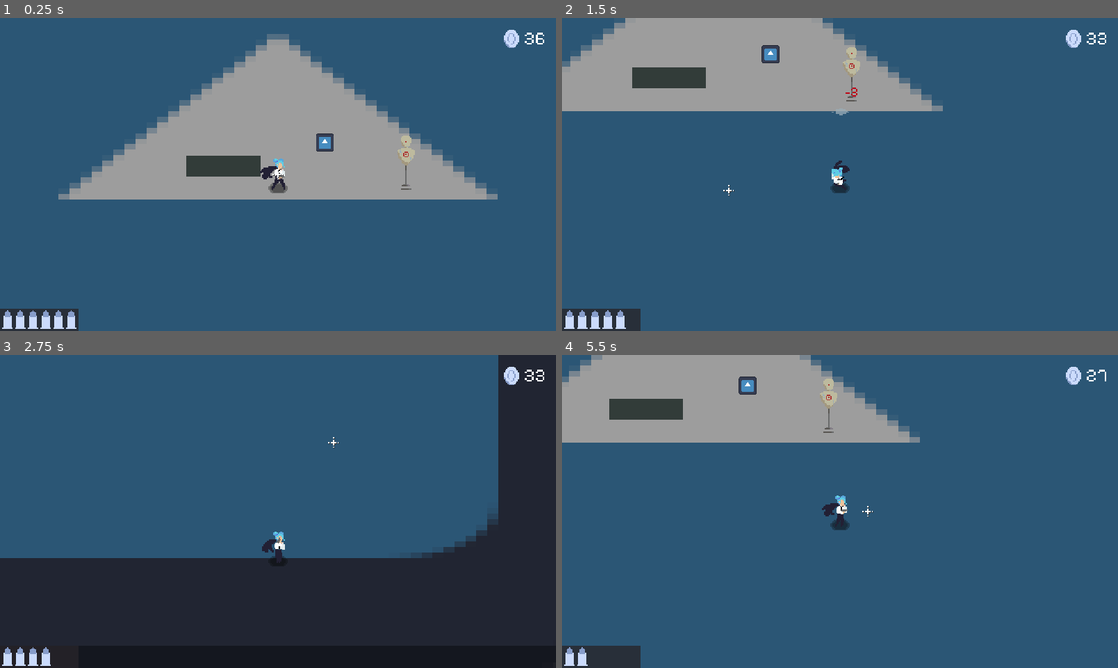
Above: before the commit, frames 1-4 (two rows, left to right).
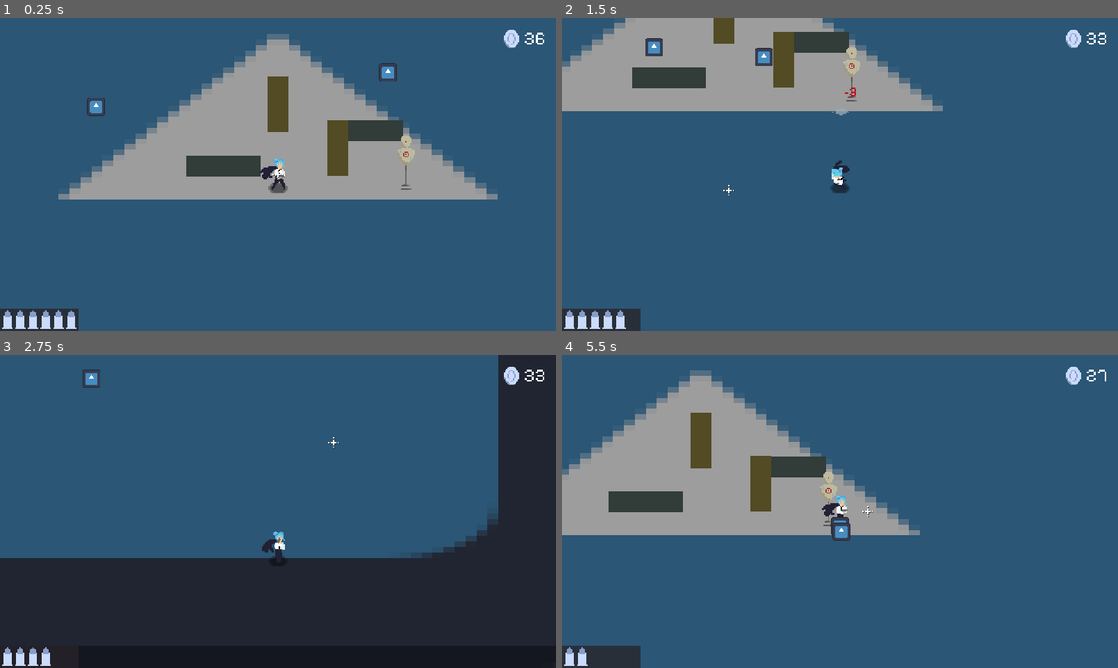
Above: after the commit, the same moments.

Repository: Niimphu/JGJ24
Game: Godot game, scene res://scenes/game/game.tscn
The game is run twice, just before and just after one commit, with the same random seed, the same clock (stepped at 60 frames per second) and the same inputs. The engine's default icon, where the game draws it, is replaced by a stand-in: a white triangle on a blue panel in a dark square.
Inputs (mouse positions are in pixels of both pictures, inside the frame that each line leads up to):
- Up to frame 1 (0.25 s): no input
- Up to frame 2 (1.5 s): move the mouse to (962, 158) at 0.52 s; hold D (move_right) 0.53-1.28 s; click (962, 158) at 0.6 s; move the mouse to (728, 190) at 1.27 s; hold S (move_down) from 1.28 s (still down); tap Space (roll) at 1.35 s
- Up to frame 3 (2.75 s): move the mouse to (333, 442) at 2.02 s; release S (move_down) at 2.03 s; hold D (move_right) from 2.03 s (still down); click (333, 442) at 2.1 s
- Up to frame 4 (5.5 s): move the mouse to (812, 574) at 2.77 s; release D (move_right) at 2.78 s; hold W (move_up) 2.78-3.53 s; tap Space (roll) at 2.85, 4.35 s; move the mouse to (1006, 558) at 3.52 s; hold A (move_left) 3.53-5.03 s; click (1006, 558) at 3.6 s; move the mouse to (673, 464) at 4.27 s; move the mouse to (867, 511) at 5.02 s; hold S (move_down) from 5.03 s (still down); click (867, 511) at 5.1 s

The runs differ from the first frame. In frame 1, 2.5% of the frame differs, in the area x 15-73%, y 14-51%; in frame 2, 2.0%; in frame 3, 0.2%; in frame 4, 28%, in the area x 0-65%, y 0-60%.

Commit message:
simple pathfinding enemy

Diff:
--- a/scenes/entities/player.tscn
+++ b/scenes/entities/player.tscn
@@ -266,6 +266,7 @@
 }
 
 [node name="Player" type="CharacterBody2D"]
+motion_mode = 1
 script = ExtResource("1_jpnwn")
 
 [node name="CollisionShape2D" type="CollisionShape2D" parent="."]
--- /dev/null
+++ b/scenes/entities/test_enemy.gd
@@ -0,0 +1,21 @@
+extends CharacterBody2D
+
+var speed := 80
+var id := 1
+
+@export var player: Node2D
+@onready var Navigator := $NavigationAgent2D
+
+func _physics_process(_delta):
+	print(Navigator.get_next_path_position())
+	var direction: Vector2 = to_local(Navigator.get_next_path_position()).normalized()
+	velocity = direction * speed
+	move_and_slide()
+
+	if Engine.get_physics_frames() % 30 != id:
+		return
+	find_path()
+
+
+func find_path() -> void:
+	Navigator.target_position = player.global_position
--- /dev/null
+++ b/scenes/entities/test_enemy.tscn
@@ -0,0 +1,26 @@
+[gd_scene load_steps=4 format=3 uid="uid://lo6v7voiebej"]
+
+[ext_resource type="Texture2D" uid="uid://bcxte0yk7bv2m" path="res://icon.svg" id="1_8w0e4"]
+[ext_resource type="Script" path="res://scenes/entities/test_enemy.gd" id="1_mpth1"]
+
+[sub_resource type="CapsuleShape2D" id="CapsuleShape2D_31lw8"]
+radius = 2.2845
+height = 12.9434
+
+[node name="TestEnemy" type="CharacterBody2D"]
+motion_mode = 1
+wall_min_slide_angle = 0.0
+script = ExtResource("1_mpth1")
+
+[node name="Sprite2D" type="Sprite2D" parent="."]
+position = Vector2(0, -5.051)
+scale = Vector2(0.120728, 0.122139)
+texture = ExtResource("1_8w0e4")
+
+[node name="CollisionShape2D" type="CollisionShape2D" parent="."]
+rotation = 1.5708
+shape = SubResource("CapsuleShape2D_31lw8")
+
+[node name="NavigationAgent2D" type="NavigationAgent2D" parent="."]
+path_desired_distance = 4.0
+target_desired_distance = 4.0
--- a/scenes/game/game.tscn
+++ b/scenes/game/game.tscn
@@ -1,9 +1,11 @@
-[gd_scene load_steps=18 format=3 uid="uid://w736c3ga5g46"]
+[gd_scene load_steps=21 format=3 uid="uid://w736c3ga5g46"]
 
 [ext_resource type="Texture2D" uid="uid://bcxte0yk7bv2m" path="res://icon.svg" id="1_15yqf"]
 [ext_resource type="Script" path="res://scenes/game/game.gd" id="1_crdur"]
 [ext_resource type="Texture2D" uid="uid://df24a41c4c40n" path="res://assets/images/TestWall2.png" id="2_w6x2l"]
 [ext_resource type="PackedScene" uid="uid://cgwpb6lgfpnat" path="res://scenes/entities/player.tscn" id="3_4nq4m"]
+[ext_resource type="Texture2D" uid="uid://rjpc4qubo5rr" path="res://assets/images/TestWall.png" id="4_b160q"]
+[ext_resource type="PackedScene" uid="uid://lo6v7voiebej" path="res://scenes/entities/test_enemy.tscn" id="4_gjnqo"]
 [ext_resource type="Texture2D" uid="uid://bjj2kiuoqbki0" path="res://assets/images/Dummy.png" id="4_v43ea"]
 [ext_resource type="Texture2D" uid="uid://carlh6hp3gcc2" path="res://assets/images/Crosshair.png" id="5_wq68m"]
 [ext_resource type="Script" path="res://scenes/game/crosshair.gd" id="6_wc28w"]
@@ -22,12 +24,16 @@
 [sub_resource type="WorldBoundaryShape2D" id="WorldBoundaryShape2D_dtels"]
 normal = Vector2(-0.999999, 0.00101604)
 
+[sub_resource type="NavigationPolygon" id="NavigationPolygon_xsa1y"]
+vertices = PackedVector2Array(-552.477, 245.828, -5.79688, -0.5625, 33.3203, -1.47656, 70.7031, -1.47656, 523.172, 256.93, 19.0469, -38.7578, 19.0469, -102.273, 33.3203, -64.9922, 525.891, -251.891, 117.477, -31.1172, 117.477, -56.6797, -5.79688, -26.1328, -18.3281, -38.7578, -88.5781, -26.1328, 70.7031, -56.6797, 70.7031, -64.9922, 70.7031, -31.1172, -18.3281, -102.273, -532.094, -253.273, -88.5781, -0.5625)
+polygons = Array[PackedInt32Array]([PackedInt32Array(0, 1, 2, 3, 4), PackedInt32Array(5, 6, 7, 2), PackedInt32Array(8, 4, 9, 10), PackedInt32Array(5, 2, 1, 11), PackedInt32Array(12, 5, 11, 13), PackedInt32Array(10, 14, 15), PackedInt32Array(3, 16, 9, 4), PackedInt32Array(17, 12, 13, 18), PackedInt32Array(15, 7, 6), PackedInt32Array(19, 1, 0), PackedInt32Array(19, 0, 18, 13), PackedInt32Array(17, 18, 8, 6), PackedInt32Array(6, 8, 10, 15)])
+outlines = Array[PackedVector2Array]([PackedVector2Array(-541.685, -263.288, 535.946, -261.874, 533.118, 267.042, -562.898, 255.728)])
+
 [sub_resource type="RectangleShape2D" id="RectangleShape2D_j8tcv"]
 size = Vector2(62.7732, 5.56218)
 
-[sub_resource type="CapsuleShape2D" id="CapsuleShape2D_31lw8"]
-radius = 2.2845
-height = 12.9434
+[sub_resource type="RectangleShape2D" id="RectangleShape2D_fp8ih"]
+size = Vector2(17.3725, 43.5106)
 
 [sub_resource type="CircleShape2D" id="CircleShape2D_f5gu8"]
 radius = 3.38644
@@ -64,30 +70,16 @@
 [node name="Entities" type="Node2D" parent="."]
 y_sort_enabled = true
 
-[node name="StaticBody2D" type="StaticBody2D" parent="Entities"]
-position = Vector2(-47.2785, -19.3352)
-
-[node name="Sprite2D" type="Sprite2D" parent="Entities/StaticBody2D"]
-texture = ExtResource("2_w6x2l")
-
-[node name="CollisionShape2D" type="CollisionShape2D" parent="Entities/StaticBody2D"]
-position = Vector2(0.088398, 5.99193)
-shape = SubResource("RectangleShape2D_j8tcv")
-
 [node name="Enemies" type="Node2D" parent="Entities"]
 y_sort_enabled = true
 
-[node name="TestEnemy" type="CharacterBody2D" parent="Entities/Enemies"]
-position = Vector2(40.48, -34.3101)
-
-[node name="Sprite2D" type="Sprite2D" parent="Entities/Enemies/TestEnemy"]
-position = Vector2(0, -5.051)
-scale = Vector2(0.120728, 0.122139)
-texture = ExtResource("1_15yqf")
-
-[node name="CollisionShape2D" type="CollisionShape2D" parent="Entities/Enemies/TestEnemy"]
-rotation = 1.5708
-shape = SubResource("CapsuleShape2D_31lw8")
+[node name="TestEnemy" parent="Entities/Enemies" node_paths=PackedStringArray("player") instance=ExtResource("4_gjnqo")]
+position = Vector2(111.808, -102.899)
+player = NodePath("../../Player")
+
+[node name="TestEnemy2" parent="Entities/Enemies" node_paths=PackedStringArray("player") instance=ExtResource("4_gjnqo")]
+position = Vector2(-175.062, -69.9355)
+player = NodePath("../../Player")
 
 [node name="Player" parent="Entities" node_paths=PackedStringArray("BulletManager", "Game", "AmmoCount") instance=ExtResource("3_4nq4m")]
 BulletManager = NodePath("../../BulletManager")
@@ -101,6 +93,68 @@
 limit_top = -304
 limit_right = 606
 limit_bottom = 304
+
+[node name="NavigationRegion2D" type="NavigationRegion2D" parent="Entities"]
+y_sort_enabled = true
+navigation_polygon = SubResource("NavigationPolygon_xsa1y")
+
+[node name="StaticBody2D" type="StaticBody2D" parent="Entities/NavigationRegion2D"]
+position = Vector2(-47.2785, -19.3352)
+
+[node name="Sprite2D" type="Sprite2D" parent="Entities/NavigationRegion2D/StaticBody2D"]
+texture = ExtResource("2_w6x2l")
+
+[node name="CollisionShape2D" type="CollisionShape2D" parent="Entities/NavigationRegion2D/StaticBody2D"]
+position = Vector2(0.088398, 5.99193)
+shape = SubResource("RectangleShape2D_j8tcv")
+
+[node name="NavigationObstacle2D" type="NavigationObstacle2D" parent="Entities/NavigationRegion2D/StaticBody2D"]
+position = Vector2(1.875, 10.375)
+vertices = PackedVector2Array(-32, -6, 28, -6, 28, -4, -32, -4)
+
+[node name="StaticBody2D2" type="StaticBody2D" parent="Entities/NavigationRegion2D"]
+position = Vector2(51.3885, -46.7303)
+
+[node name="Sprite2D" type="Sprite2D" parent="Entities/NavigationRegion2D/StaticBody2D2"]
+position = Vector2(0.420441, 11.7726)
+texture = ExtResource("4_b160q")
+
+[node name="CollisionShape2D" type="CollisionShape2D" parent="Entities/NavigationRegion2D/StaticBody2D2"]
+position = Vector2(0.621761, 13.4901)
+shape = SubResource("RectangleShape2D_fp8ih")
+
+[node name="NavigationObstacle2D" type="NavigationObstacle2D" parent="Entities/NavigationRegion2D/StaticBody2D2"]
+position = Vector2(2.29544, 22.1476)
+vertices = PackedVector2Array(-9.99255, -30.0062, 6.52525, -30.0062, 6.17129, 13.412, -10.1105, 12.94)
+
+[node name="StaticBody2D3" type="StaticBody2D" parent="Entities/NavigationRegion2D"]
+position = Vector2(76.0085, -49.887)
+
+[node name="Sprite2D" type="Sprite2D" parent="Entities/NavigationRegion2D/StaticBody2D3"]
+texture = ExtResource("2_w6x2l")
+
+[node name="CollisionShape2D" type="CollisionShape2D" parent="Entities/NavigationRegion2D/StaticBody2D3"]
+position = Vector2(0.088398, 5.99193)
+shape = SubResource("RectangleShape2D_j8tcv")
+
+[node name="NavigationObstacle2D" type="NavigationObstacle2D" parent="Entities/NavigationRegion2D/StaticBody2D3"]
+position = Vector2(1.875, 10.375)
+vertices = PackedVector2Array(-32, -6, 28, -6, 28, -4, -32, -4)
+
+[node name="StaticBody2D4" type="StaticBody2D" parent="Entities/NavigationRegion2D"]
+position = Vector2(-0.0519104, -82.5305)
+
+[node name="Sprite2D" type="Sprite2D" parent="Entities/NavigationRegion2D/StaticBody2D4"]
+position = Vector2(0.210228, 10.301)
+texture = ExtResource("4_b160q")
+
+[node name="CollisionShape2D" type="CollisionShape2D" parent="Entities/NavigationRegion2D/StaticBody2D4"]
+position = Vector2(0.411549, 12.0185)
+shape = SubResource("RectangleShape2D_fp8ih")
+
+[node name="NavigationObstacle2D" type="NavigationObstacle2D" parent="Entities/NavigationRegion2D/StaticBody2D4"]
+position = Vector2(2.08523, 20.676)
+vertices = PackedVector2Array(-9.99255, -30.0062, 6.52525, -30.0062, 6.17129, 13.412, -10.1105, 12.94)
 
 [node name="Dummy" type="StaticBody2D" parent="Entities"]
 position = Vector2(110.299, -3.26502)
